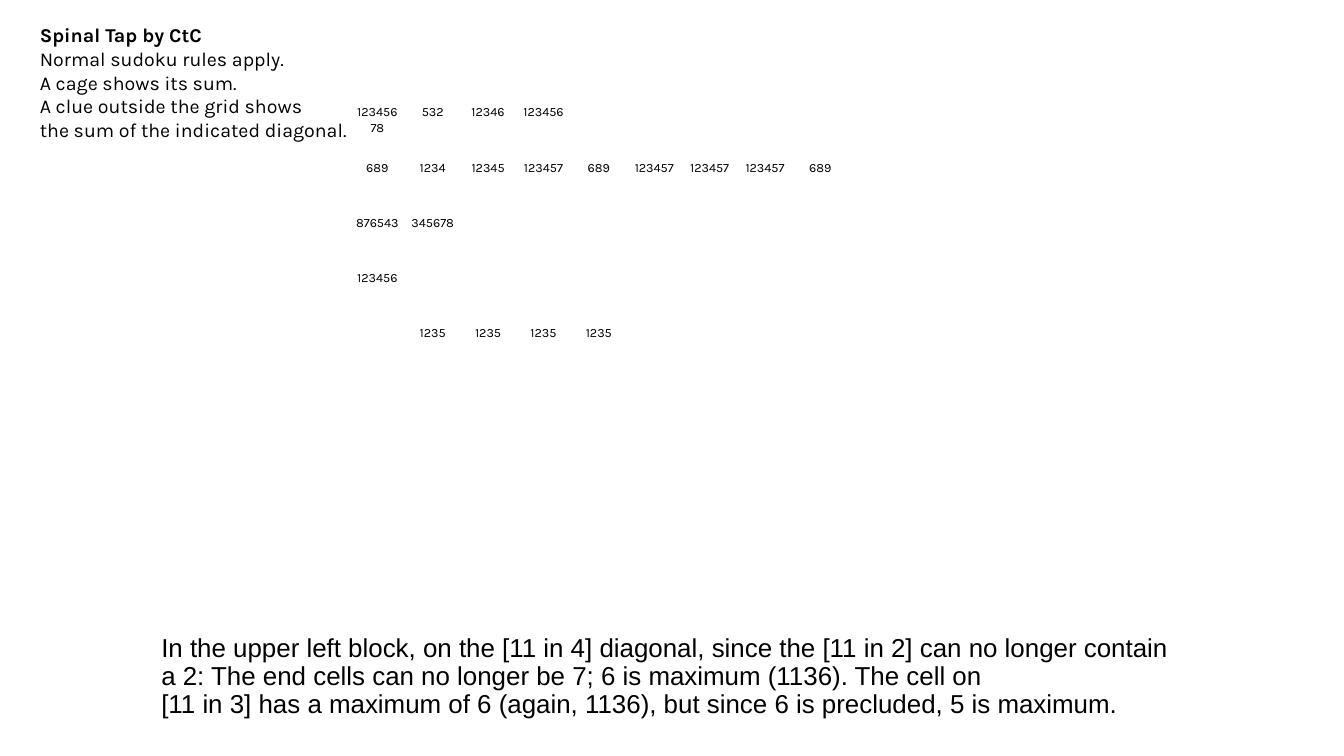
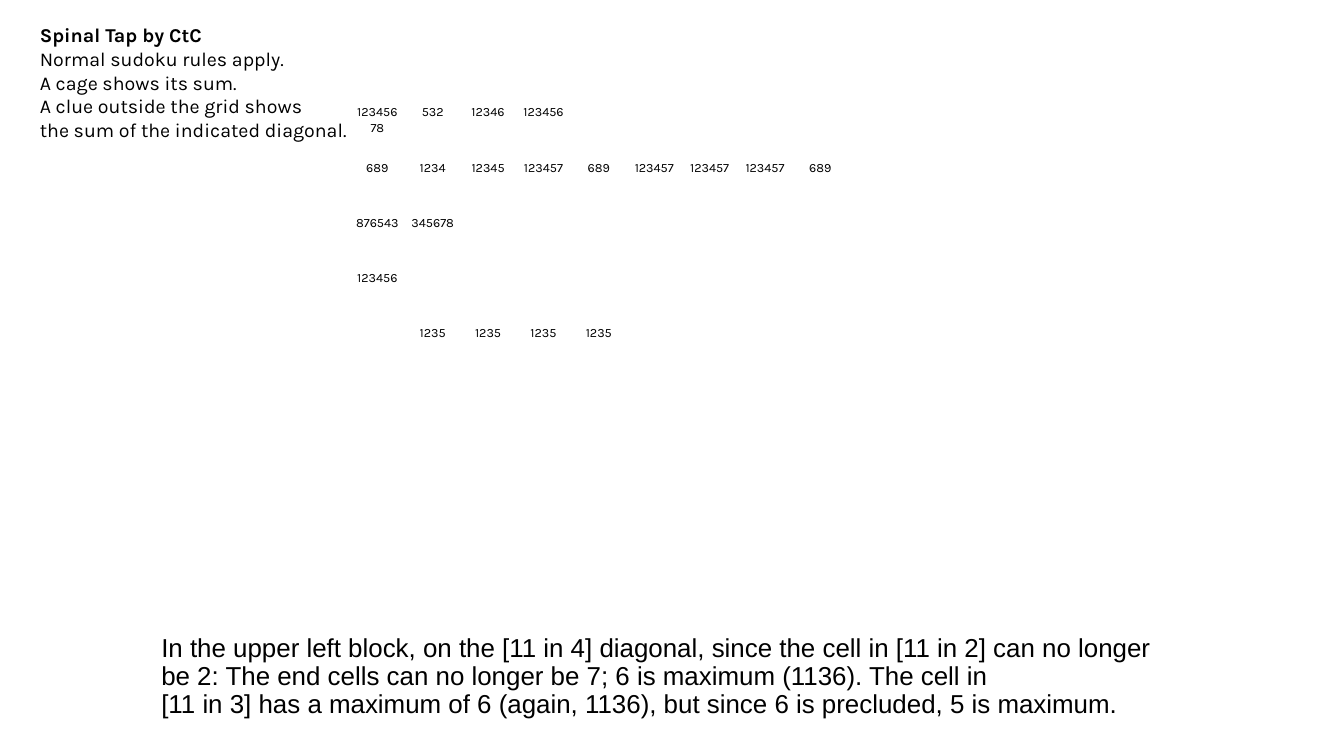
Before and after one commit to jhardis/WSJ_Number_Puzzles, a slide deck: slide 7 of 20261121_2.pptx. Drawn at 1344x756 pixels with LibreOffice and Linux fonts; fonts in the diff are those of the drawing; background and template pictures are left out. Boxes give left, top, right and bottom in pixels: in the first picture for what was removed or moved away, otherwise in the second. Text is boxed around its words. In the diff, an @@ line names an element or a change of style, - is before the commit and + after.

```diff
--- a/20261121_2.pptx
+++ b/20261121_2.pptx
@@ text at box(161, 638, 1150, 719): text changed @@
-In the upper left block, on the [11 in 4] diagonal, since the [11 in 2] can no longer contain a 2: The end cells can no longer be 7; 6 is maximum (1136). The cell on
-[11 in 3] has a maximum of 6 (again, 1136), but since 6 is precluded, 5 is maximum.
+In the upper left block, on the [11 in 4] diagonal, since the cell in [11 in 2] can no longer be 2: The end cells can no longer be 7; 6 is maximum (1136). The cell in
+[11 in 3] has a maximum of 6 (again, 1136), but since 6 is precluded, 5 is maximum.
```
Also in this commit, not shown: 14 other slides changed, 1 slide removed.
